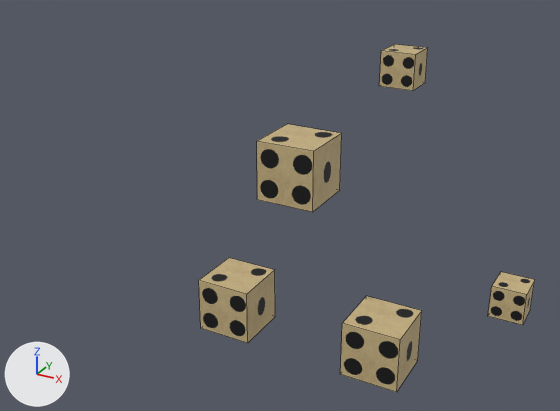
The FBX model Game/cube.fbx: old version first, new version second.
Camera for both pictures: a 50 mm lens placed at (0.0682, -0.1075, 0.0749), pointed at (0.0079, 0.0022, 0.0201). Arrows for +X, +Y and +Z are at lower left; the lights stay in place. Mesh edges are drawn as thin lines. Where no turn or scale is listed for an object, it has been applied to the vertices.

In view in the first picture: 'GrandSon_of_Parent1', 'Parent_1', 'Parent_2', 'Son_of_Parent1', 'Son_of_Parent2'.
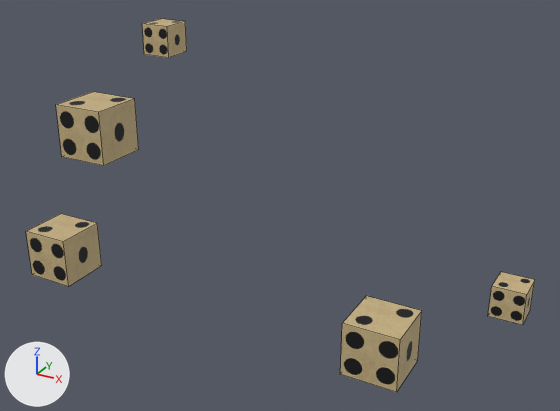
Patch to the scene script:
```diff
--- a/Game/cube.fbx.py
+++ b/Game/cube.fbx.py
@@ ob_parent_1 @@
 ob_parent_1 = bpy.data.objects.new('Parent_1', me_cube)
-ob_parent_1.location = (0.0, 0.0, 0.0)
+ob_parent_1.location = (-0.0432, 0.0, 0.0)
@@ ob_grandson_of_parent1 @@
 ob_grandson_of_parent1 = bpy.data.objects.new('GrandSon_of_Parent1', me_cube_015)
-ob_grandson_of_parent1.location = (0.0298, 0.0, 0.0477)
+ob_grandson_of_parent1.location = (-0.0135, 0.0, 0.0477)
@@ ob_son_of_parent1 @@
 ob_son_of_parent1 = bpy.data.objects.new('Son_of_Parent1', me_cube_014)
-ob_son_of_parent1.location = (0.0127, 0.0, 0.029)
+ob_son_of_parent1.location = (-0.0305, 0.0, 0.029)
```

What differs and where, as boxes (x1, y1, x2, y2) in the pictures (560 x 411 px):
'Son_of_Parent1', moved
    before: (257, 124, 342, 212)
    after: (56, 92, 139, 166)
'Parent_1', moved
    before: (199, 258, 275, 343)
    after: (26, 214, 102, 286)
'GrandSon_of_Parent1', moved
    before: (379, 44, 428, 91)
    after: (142, 19, 187, 58)
